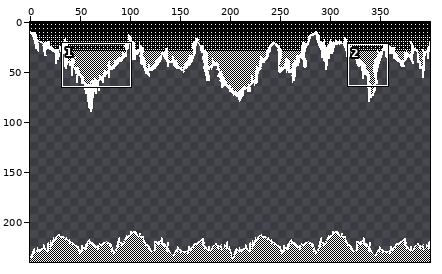
Two states of a pixel-art file, image-edits/aseprite/caveBottom.aseprite. The first picture is a wide view before the edit; the outline marks the close-up.
Close-up. As it was:
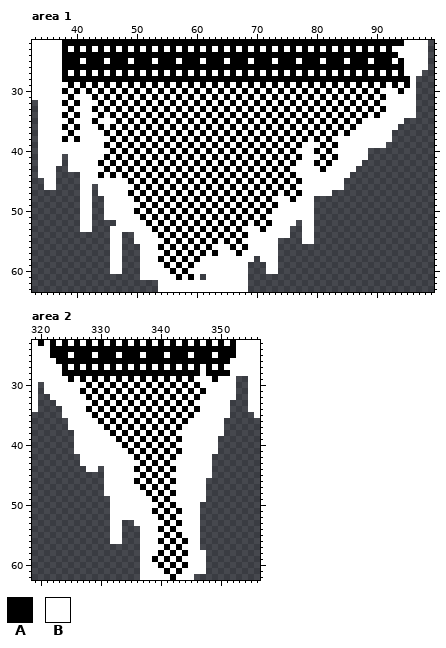
400x240 pixels, 1 frame. Shown: area 1: x 33..99, y 22..63; area 2: x 319..356, y 23..62. The commit also changed other parts of the picture, which this record leaves out.
Visible layers, top first: "stalactite", "stalagmite", "dither5", "dither4", "dither1".
Palette (. is transparent): A #000000  B #ffffff
Pixels before, area 1 (only the part around the change), first column x 33:
22 BBBBBAAAAAAAAAAAAAAAAAAAAAAAAAAAAAAAAAAAAAAAAAAAAAAAAAAAAAAAAABBBB.
23 BBBBBABABABABABABABABABABABABABABABABABABABABABABABABABABABABBBBBB.
24 BBBBBAAAAAAAAAAAAAAAAAAAAAAAAAAAAAAAAAAAAAAAAAAAAAAAAAAAAAAAABBBBB.
25 BBBBBAAABAAABAAABAAABAAABAAABAAABAAABAAABAAABAAABAAABAAABAAABABBBB.
26 BBBBBAAAAAAAAAAAAAAAAAAAAAAAAAAAAAAAAAAAAAAAAAAAAAAAAAAAAAAAAABBBB.
27 BBBBBABABABABABABABABABABABABABABABABABABABABABABABABABABABABABBB..
28 BBBBBAAAAAAAAAAAAAAAAAAAAAAAAAAAAAAAAAAAAAAAAAAAAAAAAAAAAAAAAAAB...
29 BBBBBBABABABABABABABABABABABABABABABABABABABABABABABABABABABABAB...
30 BBBBBABABABABABABABABABABABABABABABABABABABABABABABABABABABBBABB...
31 BBBBBBABBBABABABABABABABABABABABABABABABABABABABABABABABABABBBBB...
32 .BBBBABABBBABABABABABABABABABABABABABABABABABABABABABABABABBBBBB...
33 .BBBBBABBBABABABABABABABABABABABABABABABABABABABABABABABABABBBBB...
34 .BBBBABABBBABABABABABABABABABABABABABABABABABABABABABABABABBBBBB...
35 .BBBBBABBBABBBABABABABABABABABABABABABABABABABABABABABABBBBBBB.....
36 .BBBBABABBBABABABABABABABABABABABABABABABABABABABABABABBBBBBB......
37 .BBBBBABBBBBABABABABABABABABABABABABABABABABABABABABABBBBBBB.......
38 .BBBBABABBBBBABABABABABABABABABABABABABABABABABABABBBBBBBBBB.......
39 .BBBBBBBBBBBABABABABABABABABABABABABABABABABABBBABABBBBBBBB........
40 .BBBBBBBBBBBBABABABABABABABABABABABABABABABABBBABABBBBBB...........
41 .BBBB.BBBBBBABABABABABABABABABABABABABABABABABBBABABBBBB...........
42 .BBBB.BBBBBABABABABABABABABABABABABABABABABABBBABABBBBB............
43 .BBB..BBBBBBABABABABABABABABABABABABABABABABBBBBABBBBB.............
44 .BBB....BBBABABABABABABABABABABABABABABABABABBBBBBBBB..............
45 ..BB....BBBBBBBBABABABABABABABABABABABABABABABBBBBBB...............
46 ..BB....BB.BBBBBBABABABABABABABABABABABABABABBBBBBBB...............
47 ........BB.BBBBBABABABABABABABABABABABABABABABBBBB.................
48 ........BB..BBBBBABABABABABABABABABABABABBBABBB....................
49 ........BB..BBBBBBABABABABABABABABABABABABBBBBB....................
50 ........BB..BBBBBABABABABABABABABABABABABBBBBBB....................
51 ........BB..BBBBBBABABABABABABABABABABABBBBBBBB....................
52 ........BB....BBBBBABABABABABABABABABABABBBB.BB....................
53 ........BB...BBBBBBBABABABABABABABABBBABBBB..BB....................
54 .............BB..BBBBABABABABABABABABBBBBBB..BB....................
55 .............BB..BBBBBABABABABABABABBBBBB....BB....................
56 .............BB...BBBABABABABABBBABABBBBB..........................
57 .............BB...BBBBABABABABABBBABBBBBB..........................
58 .............BB...BBBABABABABBBBBBBBB.BBB..........................
59 .............BB...BBBBABABABBBBBBBBB...BB..........................
60 .............BB...BBBBBABABBBBBBBBBB...BB..........................
61 ..................BBBBBBABAB.BBBBBBB...............................
62 .....................BBBBBBBBBBBBBBB...............................
63 .....................BBBBBBBBBBBBBBB...............................
Pixels before, area 2, first column x 319:
23 BABABABABABABABABABABABABABABABABABBBB
24 BBBAAAAAAAAAAAAAAAAAAAAAAAAAAAAAAABBBB
25 BBBAAABAAABAAABAAABAAABAAABAAABAAABBBB
26 BBBBAAAAAAAAAAAAAAAAAAAAAAAAAAAAABBBBB
27 BBBBBABABABABABABABABABABABABABABBBBBB
28 BBBBBAAAAAAAAAAAAAAAAAAAAAAABAAAABBBBB
29 BBBBBBABABABABABABABABABABABBBABBB..BB
30 B.BBBBBBBABABABABABABABABABABBBBBB..BB
31 B.BBBBBBABABABABABABABABABABABBBBB..BB
32 B..BBBBBBABABABABABABABABABABBBBBB..BB
33 B...BBBBBBABABABABABABABABABBBBBB...BB
34 B....BBBBABABABABABABABABABABBBBB...BB
35 .....BBBBBABABABABABABABABABBBBBB....B
36 ......BBBBBABABABABABABABABBBBBB......
37 ......BBBBBBABABABABABABABBBBBBB......
38 .......BBBBBBABABABABABABBBBBBBB......
39 .......BBBBBBBABABABABABABBBBBB.......
40 .......BBBBBBBBABABABABABBBBBBB.......
41 .......BBBBBBBBBABABABABABBBBBB.......
42 ........BBBBBBBBBABABABABBBBBB........
43 ........BBBBBBBBBBABABABBBBBBB........
44 .........BB.BBBBBABABABABBBBBB........
45 ............BBBBBBABABABBBBBBB........
46 ............BBBBBABABABABBBBB.........
47 ............BBBBBBABABABBBBBB.........
48 ............BBBBBBBABABABBBBB.........
49 .............BBBBBBBABABBBBBB.........
50 .............BBBBBBBBABABBBB..........
51 .............BBBBBBBABABABBB..........
52 .............BBBBBBBBABABBBB..........
53 .............BB..BBBBBABABBB..........
54 .............BB...BBBABABBBB..........
55 .............BB...BBBBABABBB..........
56 .............BB...BBBABABABB..........
57 ..................BBBBABABBB..........
58 ..................BBBABABABBB.........
59 ..................BBABABABBBB.........
60 ..................BBBABABABBB.........
61 ..................BBBBABABBBB.........
62 ..................BBBBBABBB...........
New version:
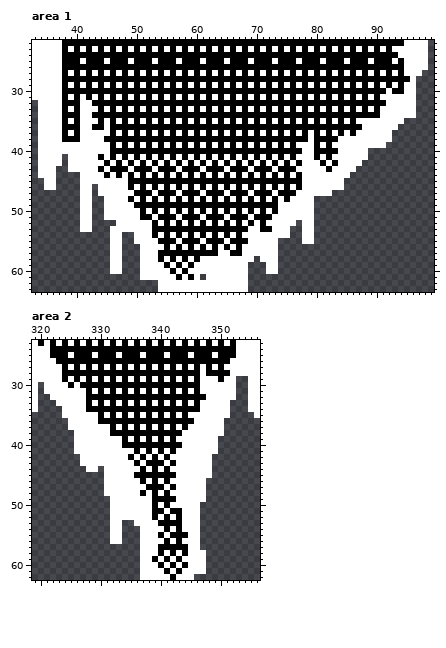
Changes in this commit:
Changed rows in their new state; - is an unchanged pixel.
Area 1, layers "dither3", "dither2":
first column x 38:
29 ABABABABABABABABABABABABABABABABABABABABABABABABABABABABAB
30 -A-A-A-A-A-A-A-A-A-A-A-A-A-A-A-A-A-A-A-A-A-A-A-A-A-A-A-A--
31 ABA-ABABABABABABABABABABABABABABABABABABABABABABABABAB----
32 -A---A-A-A-A-A-A-A-A-A-A-A-A-A-A-A-A-A-A-A-A-A-A-A-A-A----
33 ABA--BABABABABABABABABABABABABABABABABABABABABABABABAB----
34 -A---A-A-A-A-A-A-A-A-A-A-A-A-A-A-A-A-A-A-A-A-A-A-A-A------
35 ABA--BA-ABABABABABABABABABABABABABABABABABABABABAB--------
36 -A---A---A-A-A-A-A-A-A-A-A-A-A-A-A-A-A-A-A-A-A-A-A--------
37 ABA----BABABABABABABABABABABABABABABABABABABABABA---------
38 -A-----A-A-A-A-A-A-A-A-A-A-A-A-A-A-A-A-A---A-A------------
39 -------BABABABABABABABABABABABABABABABAB--ABAB------------
40 ---------A-A-A-A-A-A-A-A-A-A-A-A-A-A-A-A---A-A------------
41 ------ABABABABABABABABABABABABABABABABAB--ABAB------------
42 ------BABABABABABABABABABABABABABABABABA--BABA------------
43 ------ABA-ABA-ABA-ABA-ABA-ABA-ABA-ABA-A----BA-------------
44 ------BABABABABABABABABABABABABABABABABA------------------
45 ------------A-A-A-A-A-A-A-A-A-A-A-A-A-A-------------------
46 -----------ABABABABABABABABABABABABABABA------------------
47 -----------BA-ABA-ABA-ABA-ABA-ABA-ABA-AB------------------
48 -----------ABABABABABABABABABABABABA-AB-------------------
49 ------------A-A-A-A-A-A-A-A-A-A-A-A-----------------------
50 ------------BABABABABABABABABABABABA----------------------
51 --------------ABA-ABA-ABA-ABA-ABA-A-----------------------
52 --------------BABABABABABABABABABAB-----------------------
53 ----------------A-A-A-A-A-A-A-A---A-----------------------
54 ---------------ABABABABABABABAB---------------------------
55 ----------------A-ABA-ABA-ABA-A---------------------------
56 ----------------BABABABABA-ABAB---------------------------
57 ----------------A-A-A-A-A---A-----------------------------
Area 2, layers "dither3", "dither2":
first column x 324:
29 ABABABABABABABABABABABA--BA
30 -A-A-A-A-A-A-A-A-A-A-A-----
31 ---BABABABABABABABABABAB---
32 -----A-A-A-A-A-A-A-A-A-A---
33 ----ABABABABABABABABABA----
34 -----A-A-A-A-A-A-A-A-A-----
35 -----BABABABABABABABAB-----
36 -------A-A-A-A-A-A-A-A-----
37 -------BABABABABABABA------
38 ---------A-A-A-A-A-A-------
39 ---------BABABABABAB-------
40 -----------A-A-A-A-A-------
41 -----------BABABABAB-------
42 -----------ABABABAB--------
43 ------------ABA-ABA--------
44 ------------BABABAB--------
45 ------------A-A-A-A--------
46 ------------BABABAB--------
47 -------------BA-ABA--------
48 -------------ABABAB--------
49 ----------------A-A--------
50 ---------------ABAB--------
51 ----------------ABA--------
52 ---------------ABABA-------
53 ----------------A-A--------
54 ----------------BABA-------
55 ----------------ABA-A------
56 ----------------BABAB------
57 ----------------A-A-A------
